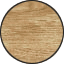
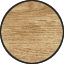
Layers edited between the first and the second 64×64 image:
painted on "Outline" over [0, 0, 64, 64]
painted on "Piece" over [0, 0, 64, 64]
